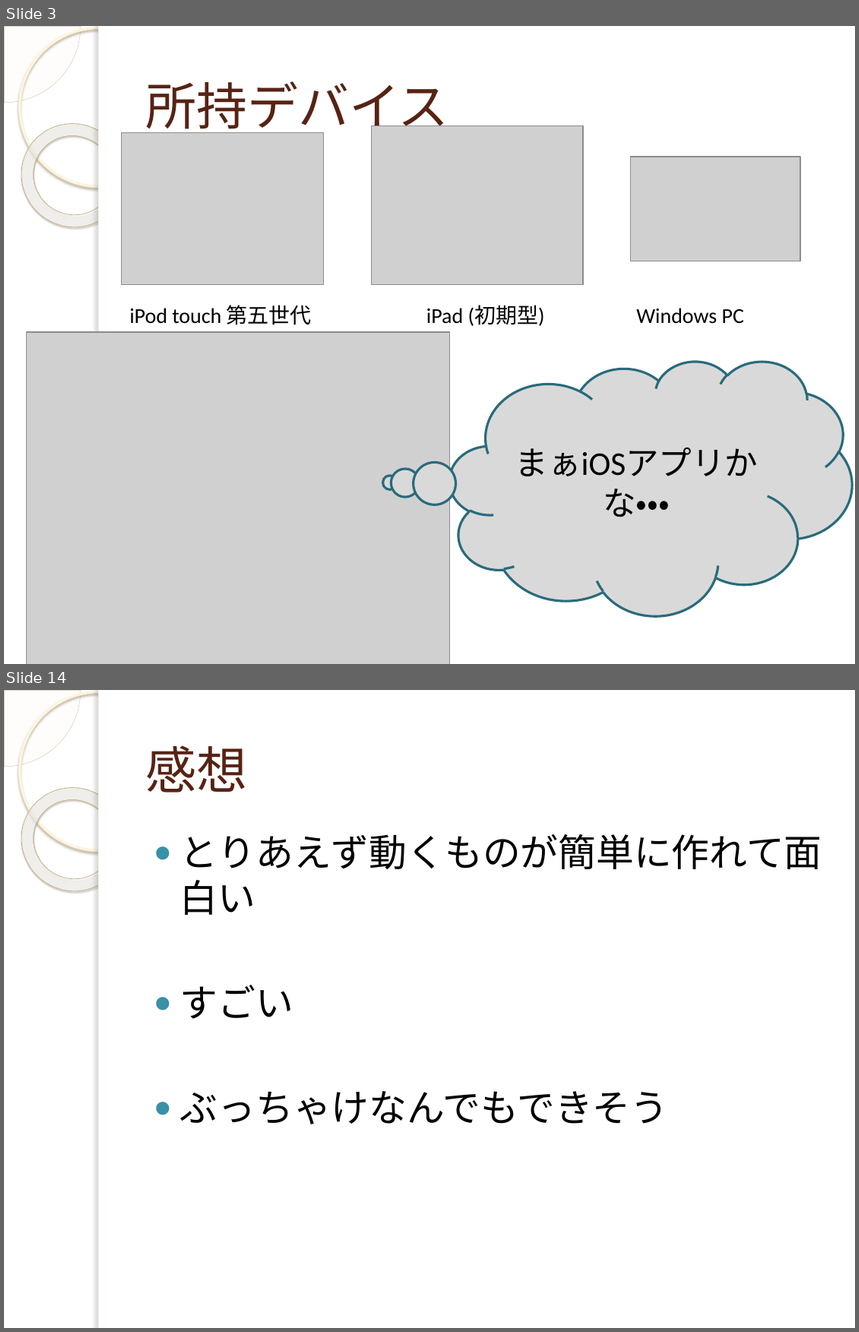
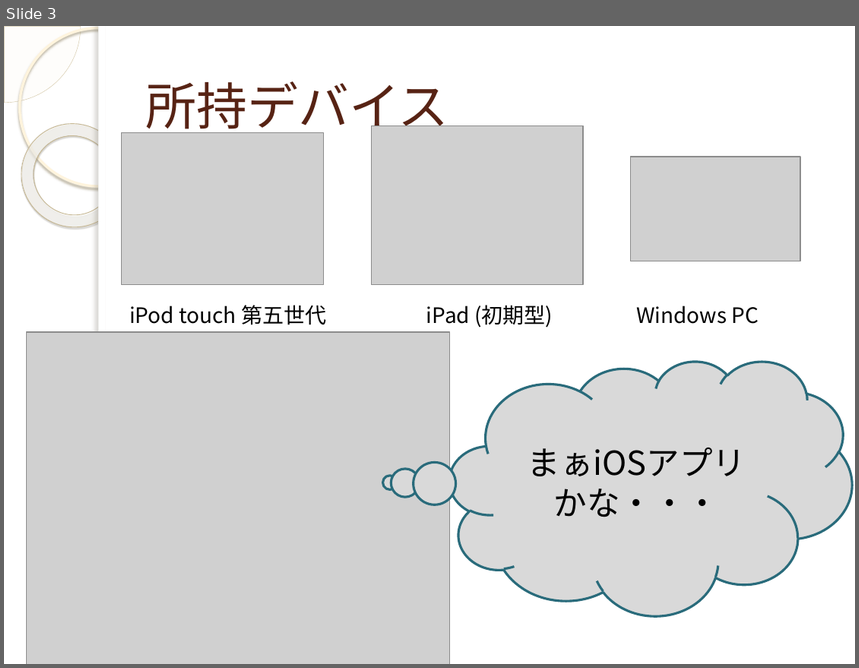
Before and after one commit to yuridonus/FEstudy, a slide deck: monaca.pptx. Shown one above the other, each under a label of ours: slides 3 and 14 before the commit, slide 3 after it; the slides between them are not shown. The pictures are 859x1332 and 859x668 pixels, drawn with LibreOffice and Linux fonts; fonts in the diff are those of the drawing; grey boxes stand for pictures; background and template pictures are left out. Boxes give left, top, right and bottom in pixels: in the first picture for what was removed or moved away, otherwise in the second. Text is boxed around its words. In the diff, an @@ line names an element or a change of style, - is before the commit and + after.

```diff
--- a/monaca.pptx
+++ b/monaca.pptx
@@ slide 14 removed at (4, 690, 855, 1328), background picture (left out); not listed: 5 template elements that a slide beside it also shows @@
@@ title removed at (146, 745, 248, 793) @@
-感想
@@ text removed at (180, 834, 823, 1125) @@
-● とりあえず動くものが簡単に作れて面白い
-● すごい
-● ぶっちゃけなんでもできそう
@@ slide 3 changed as well @@
@@ font Calibri to Noto Sans CJK JP in 4 elements at (450, 361, 853, 616), (129, 305, 326, 325), (427, 305, 553, 328), (636, 306, 759, 324) @@
```
Also in this commit, not shown: 4 other slides changed, 8 slides added, 9 other slides removed.
